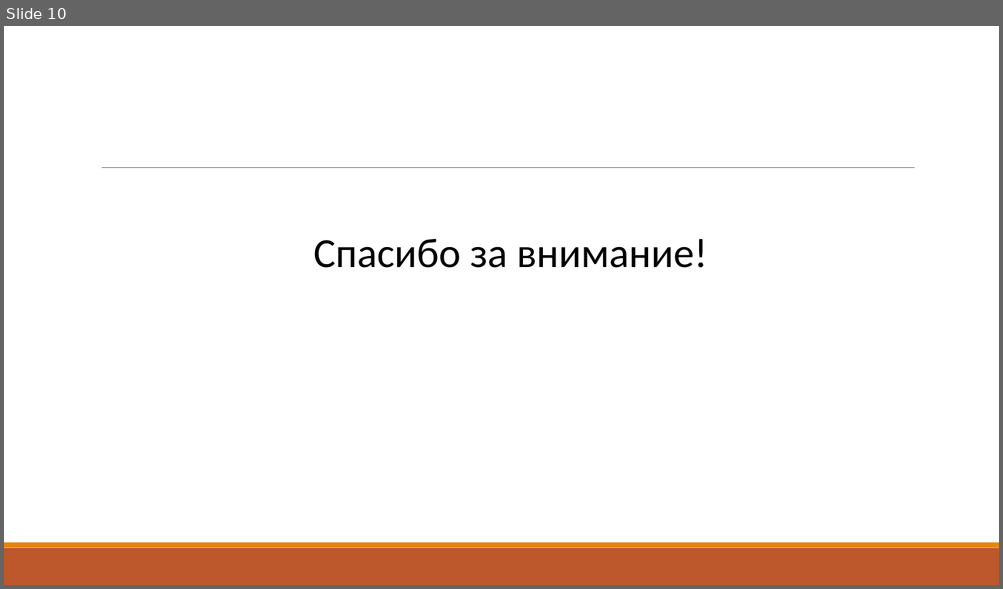
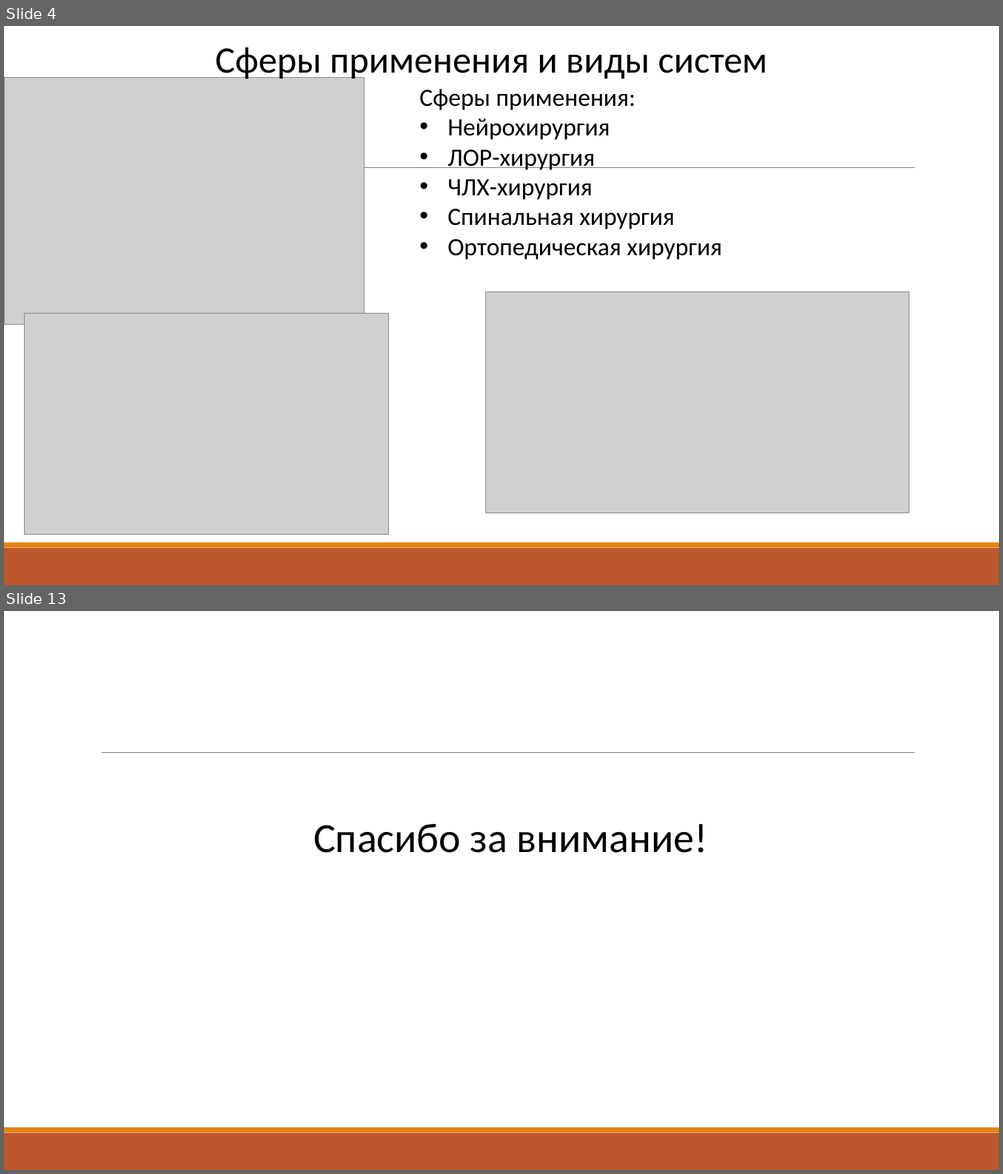
Before and after one commit to vladimirshilyaev/rk9students, a slide deck: doc/Ramzhaev/Presentation.pptx. Shown one above the other, each under a label of ours: slide 10 before the commit, slides 4 and 13 after it; the slides between them are not shown. The pictures are 1003x589 and 1003x1174 pixels, drawn with LibreOffice and Linux fonts; fonts in the diff are those of the drawing; grey boxes stand for pictures. Boxes give left, top, right and bottom in pixels: in the first picture for what was removed or moved away, otherwise in the second. Text is boxed around its words. In the diff, an @@ line names an element or a change of style, - is before the commit and + after.

```diff
--- a/doc/Ramzhaev/Presentation.pptx
+++ b/doc/Ramzhaev/Presentation.pptx
@@ slide 4 added at (4,26,999,585), background #FFFFFF; not listed: 3 template elements that a slide beside it also shows @@
@@ text added at (215,47,768,81), 36 pt, text #000000 @@
+Сферы применения и виды систем
@@ picture added at (4,78,364,324) @@
@@ text added at (419,89,722,260), 24 pt, text #000000 @@
+Сферы применения:
+• Нейрохирургия
+• ЛОР-хирургия
+• ЧЛХ-хирургия
+• Спинальная хирургия
+• Ортопедическая хирургия
@@ picture added at (25,313,388,535) @@
@@ picture added at (485,292,908,514) @@
@@ what was slide 10 is now slide 13 @@
```
Also in this commit, not shown: 8 slides changed, 3 other slides added, 1 slide removed, 7 other files.
